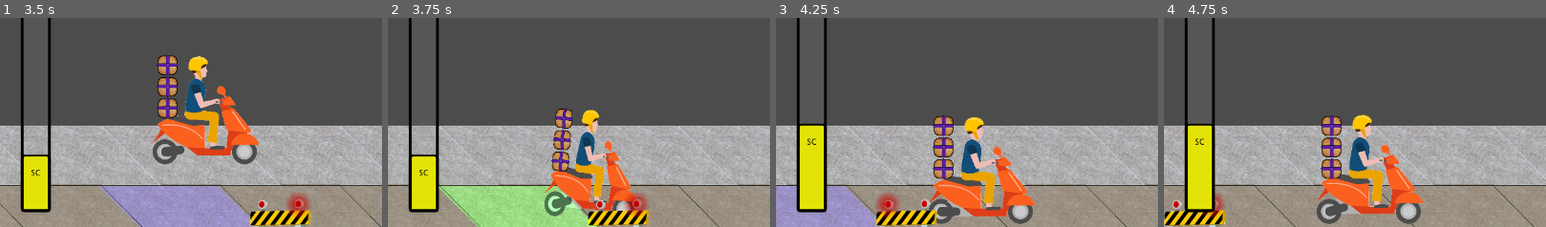
Above: before the commit, frames 1-4 (left to right).
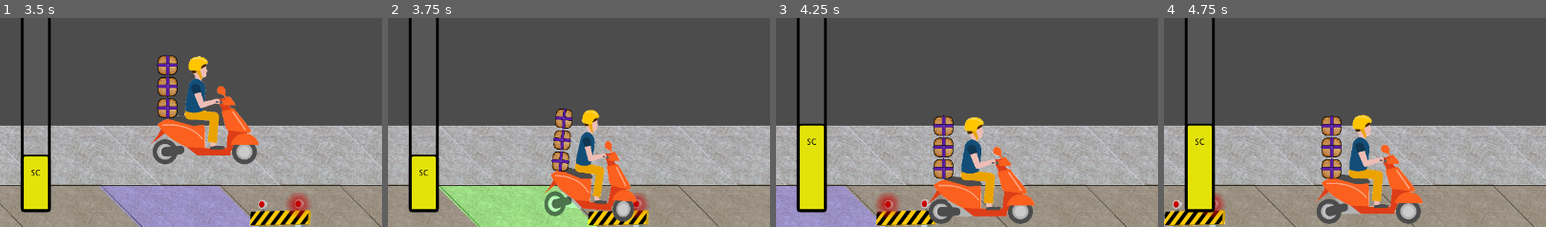
Above: after the commit, the same moments.

Repository: Anatolij-Grigorjev/MopedRebelGO
Game: Godot game, scene res://stages/test/test_stage.tscn
Same seed, same stepped clock (60 frames per second), same inputs: the game is played once before the commit and once after it.
Inputs:
- Up to frame 1 (3.5 s): hold W (swerve_up) 0.53-1.28 s; hold S (swerve_down) 1.28-2.03 s; hold W (swerve_up) from 2.03 s (still down)
- Up to frame 2 (3.75 s): release W (swerve_up) at 3.53 s; hold S (swerve_down) from 3.53 s (still down)
- Up to frame 3 (4.25 s): keep holding S (swerve_down)
- Up to frame 4 (4.75 s): keep holding S (swerve_down)
The pictures show only the part of the screen within x 0-50%, y 50-100%; the shares and areas given below are measured in that part.

Frame 1 is identical in both runs. In frame 2, 0.5% of the frame differs, in the area x 54-65%, y 84-98%; in frame 3, 0.1%; in frame 4, nothing differs.
Error in both runs: Invalid get index '-1' (on base: 'Array'). (res://utils/logger.gd:103)

Commit message:
[WIP] distance obstacle warnings for moped on track

Diff:
--- /dev/null
+++ b/game/gui/WarningIconObstacle.tscn
@@ -0,0 +1,61 @@
+[gd_scene load_steps=3 format=2]
+
+[ext_resource path="res://gui/warning-icon-obstacle.png" type="Texture" id=1]
+
+[sub_resource type="Animation" id=1]
+resource_name = "flashing"
+length = 4.0
+loop = true
+tracks/0/type = "value"
+tracks/0/path = NodePath("Icon:visible")
+tracks/0/interp = 1
+tracks/0/loop_wrap = true
+tracks/0/imported = false
+tracks/0/enabled = true
+tracks/0/keys = {
+"times": PoolRealArray( 0, 1, 2, 3, 4 ),
+"transitions": PoolRealArray( 1, 1, 1, 1, 1 ),
+"update": 1,
+"values": [ true, false, true, false, true ]
+}
+tracks/1/type = "value"
+tracks/1/path = NodePath("DistanceText:visible")
+tracks/1/interp = 1
+tracks/1/loop_wrap = true
+tracks/1/imported = false
+tracks/1/enabled = true
+tracks/1/keys = {
+"times": PoolRealArray( 0, 1, 2, 3, 4 ),
+"transitions": PoolRealArray( 1, 1, 1, 1, 1 ),
+"update": 1,
+"values": [ true, false, true, false, true ]
+}
+
+[node name="WarningIconObstacle" type="Control"]
+anchor_right = 1.0
+anchor_bottom = 1.0
+margin_right = -1180.0
+margin_bottom = -620.0
+
+[node name="Icon" type="TextureRect" parent="."]
+margin_right = 400.0
+margin_bottom = 400.0
+rect_scale = Vector2( 0.25, 0.25 )
+texture = ExtResource( 1 )
+
+[node name="DistanceText" type="Label" parent="."]
+margin_left = 15.0
+margin_top = 37.0
+margin_right = 85.0
+margin_bottom = 62.0
+rect_pivot_offset = Vector2( 35, 12 )
+size_flags_vertical = 5
+custom_colors/font_color = Color( 0, 0, 0, 1 )
+text = "655K"
+align = 1
+valign = 1
+uppercase = true
+
+[node name="AnimationPlayer" type="AnimationPlayer" parent="."]
+autoplay = "flashing"
+anims/flashing = SubResource( 1 )
--- a/game/gui/hud_control.gd
+++ b/game/gui/hud_control.gd
@@ -5,16 +5,34 @@
 for them reach them from this single point of entry
 """
 var Logger : Resource = preload("res://utils/logger.gd")
+var WarningObstacle : Resource = preload("res://gui/WarningIconObstacle.tscn")
+
+"""
+Range in which moped should see warning icons about upcoming obstacles
+"""
+const MIN_WARNING_ICON_DISTANCE = 1000.0
+const MAX_WARNING_ICON_DISTANCE = 3000.0
+
 
 #imports
 onready var State : GameState = get_node("/root/G")
-onready var Utils : Helpers = get_node("/root/F")
+
 
 #components
 onready var LOG : Logger = Logger.new(self)
 onready var sc_progress : StreetCredProgressBar = $StreetCredProgressBar
 onready var stage_progress : ProgressBar = $StageProgress
 onready var current_sc_label : Label = $CurrentSCLabel
+
+
+"""
+cache of currently flashing warning icons by track
+"""
+var _current_track_warnings := []
+"""
+internal list of HUD-relative positions for tracks to put warnings on them
+"""
+var _track_idx_icon_positions := []
 
 
 func _ready():
@@ -58,5 +76,50 @@
 	State.current_street_scred = new_total
 	_update_sc_label()
 
+
 func set_stage_progress(distance_covered: float) -> void:
 	stage_progress.value = distance_covered
+
+
+"""
+Manage current state of warning icons abut upcoming track obstacles
+Expects a list of maps where each element has a
+	* track_idx - int key that indicated which track the element is about
+	* moped_distance - how far is the moped currently (in pixels) from the obstacle
+	* obstacle_type - type of the obstacle to warn about (of enum C.ObstacleTypes)
+
+If moped is too far or too close to obstacle (according to this script) then exisitng
+warnings are cleared on the track.
+If the moped is within warning range but no warnings have been created, this method
+creates those and adds them to scene
+"""
+func update_next_obstacle_warning_icons(next_obstacles_typed_pos: Array) -> void:
+	for elem in next_obstacles_typed_pos:
+		var typed_pos : Dictionary = elem as Dictionary
+		if (
+			_current_track_warnings[typed_pos.track_idx]
+			and not _moped_in_warning_icon_range(typed_pos.moped_distance)
+		):
+			var icon: Control = _current_track_warnings[typed_pos.track_idx]
+			icon.queue_free()
+			_current_track_warnings[typed_pos.track_idx] = null
+		elif (not _current_track_warnings[typed_pos.track_idx]
+			and _moped_in_warning_icon_range(typed_pos.moped_distance)
+		):
+			var warning_icon : Control
+			match typed_pos.obstacle_type:
+				C.ObstacleTypes.ROADBLOCK:
+					warning_icon = WarningObstacle.instance()
+				C.ObstacleTypes.CITIZEN:
+					pass
+				_:
+					#log problem but dont break here
+					LOG.error("Cant make warning icon for unrecognized obstacle type {}!", [typed_pos.obstacle_type], false)
+			if (warning_icon):
+				warning_icon.rect_position = _track_idx_icon_positions[typed_pos.track_idx]
+				add_child(warning_icon)
+				_current_track_warnings[typed_pos.track_idx] = warning_icon
+
+
+func _moped_in_warning_icon_range(distance_to_obstacle: float) -> bool:
+	return not (distance_to_obstacle < MIN_WARNING_ICON_DISTANCE or distance_to_obstacle > MAX_WARNING_ICON_DISTANCE)
--- a/game/gui/street_cred_progress_bar.gd
+++ b/game/gui/street_cred_progress_bar.gd
@@ -15,7 +15,6 @@
 
 
 onready var State : GameState = get_node("/root/G")
-onready var Utils : Helpers = get_node("/root/F")
 onready var LOG: Logger = Logger.new(self)
 onready var sc_label : Label = $SCLabel
 onready var tween : Tween = $BarGrower
--- a/game/project.godot
+++ b/game/project.godot
@@ -29,7 +29,7 @@
 "language": "GDScript",
 "path": "res://gui/hud_control.gd"
 }, {
-"base": "Node",
+"base": "Reference",
 "class": "Helpers",
 "language": "GDScript",
 "path": "res://utils/static_helpers.gd"
@@ -105,7 +105,6 @@
 
 [autoload]
 
-F="*res://utils/static_helpers.gd"
 G="*res://utils/game_state.gd"
 
 [debug]
--- a/game/rebel/packages_bundle.gd
+++ b/game/rebel/packages_bundle.gd
@@ -16,7 +16,6 @@
 
 
 onready var LOG: Logger = Logger.new(self)
-onready var F : Helpers = get_node("/root/F")
 onready var remaining_packages : int = get_child_count()
 
 
--- a/game/stages/stage_control.gd
+++ b/game/stages/stage_control.gd
@@ -11,7 +11,6 @@
 onready var moped_rebel: MopedRebel = $MopedRebel
 onready var LOG: Logger = Logger.new(self)
 onready var State : GameState = get_node("/root/G")
-onready var F : Helpers = get_node("/root/F")
 onready var HUD: HUDController = $CanvasLayer/HUD
 
 
@@ -24,7 +23,7 @@
 
 func _ready() -> void:
 	moped_rebel.connect('swerve_direction_pressed', self, '_on_MopedRebel_swerve_direction_pressed')
-	var tracks_bounds := F.get_tilemap_global_bounds($Road)
+	var tracks_bounds := Helpers.get_tilemap_global_bounds($Road)
 	LOG.info("Tilemap bounds: {}", [tracks_bounds])
 	var moped_tracks_offset : int = ($Road.get_cell_size().y) * current_moped_track
 	moped_rebel.global_position.y = tracks_bounds.position.y + moped_tracks_offset
--- a/game/stages/test/test_stage.tscn
+++ b/game/stages/test/test_stage.tscn
@@ -5,8 +5,8 @@
 [ext_resource path="res://stages/non_regulation_track1.tscn" type="PackedScene" id=3]
 [ext_resource path="res://stages/non_regulation_track2.tscn" type="PackedScene" id=4]
 [ext_resource path="res://stages/non_regulation_track3.tscn" type="PackedScene" id=5]
-[ext_resource path="res://rebel/moped_rebel.tscn" type="PackedScene" id=6]
-[ext_resource path="res://obstacles/roadblocks/tall/tall_roadblock.tscn" type="PackedScene" id=7]
+[ext_resource path="res://obstacles/roadblocks/tall/tall_roadblock.tscn" type="PackedScene" id=6]
+[ext_resource path="res://rebel/moped_rebel.tscn" type="PackedScene" id=7]
 [ext_resource path="res://gui/HUD.tscn" type="PackedScene" id=8]
 
 [node name="TestStage" type="Node2D"]
@@ -39,12 +39,14 @@
 [node name="NonRegulationTrack6" parent="NRT" instance=ExtResource( 5 )]
 position = Vector2( 3949.36, 50.6773 )
 
-[node name="MopedRebel" parent="." instance=ExtResource( 6 )]
-position = Vector2( 0, 50 )
+[node name="Obstacles" type="Node2D" parent="."]
 
-[node name="TallRoadblock" parent="." instance=ExtResource( 7 )]
+[node name="TallRoadblock" parent="Obstacles" instance=ExtResource( 6 )]
 position = Vector2( 1300, 62 )
 scale = Vector2( 0.5, 0.5 )
+
+[node name="MopedRebel" parent="." instance=ExtResource( 7 )]
+position = Vector2( 0, 50 )
 
 [node name="CanvasLayer" type="CanvasLayer" parent="."]
 layer = 5
--- a/game/utils/static_constants.gd
+++ b/game/utils/static_constants.gd
@@ -26,6 +26,14 @@
 Group for moped rebel himself
 """
 const GROUP_MR : String = "moped_rebel"
+"""
+Types of obstacles present on the road
+(the kinds HUD makes warnings about)
+"""
+enum ObstacleTypes {
+	ROADBLOCK,
+	CITIZEN
+}
 
 """
 *****************************
--- a/game/utils/static_helpers.gd
+++ b/game/utils/static_helpers.gd
@@ -1,4 +1,3 @@
-extends Node
 class_name Helpers
 """
 Library of static helper functions for system-wide calculations and logic
@@ -10,7 +9,7 @@
 Calculate the global bounding rectangle for the given tilemap.
 If supplied null/empty map returns empty Rect
 """
-func get_tilemap_global_bounds(tilemap: TileMap) -> Rect2:
+static func get_tilemap_global_bounds(tilemap: TileMap) -> Rect2:
 	if (not tilemap):
 		return Rect2()
 
@@ -57,7 +56,7 @@
 node child.
 If no parent specified or no child specified method is NOOP
 """
-func reparent_node(child: Node2D, target_parent: Node2D, keep_global_pos: bool = true) -> Node:
+static func reparent_node(child: Node2D, target_parent: Node2D, keep_global_pos: bool = true) -> Node:
 	if (not child or not target_parent):
 		return child
 
@@ -78,7 +77,7 @@
 So for a given passed Vector2(x,y) will return Vector2(y,x)
 Returns null for null input
 """
-func swap_vector(input: Vector2) -> Vector2:
+static func swap_vector(input: Vector2) -> Vector2:
 	#if null or zero then return same
 	if (not input):
 		return input
Binary file added: game/gui/warning-icon-obstacle.png
Not shown, added: game/gui/warning-icon-obstacle.png.import
